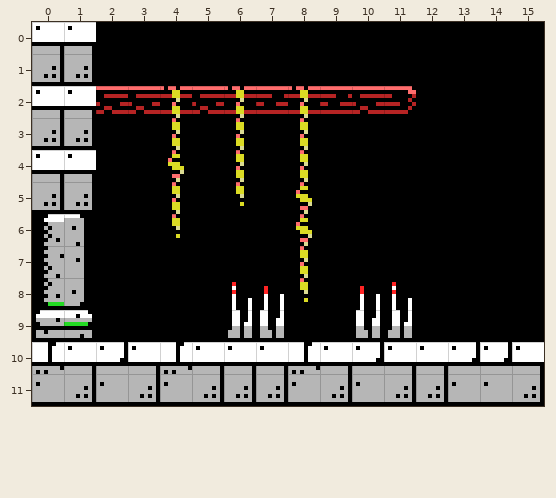
Two states of a Tiled map, data/patterns/room0110-1.tmx. Above: the version before the commit.
Cells are 8x8 px. Shown: x 0..15, y 0..11.
Now the later version:
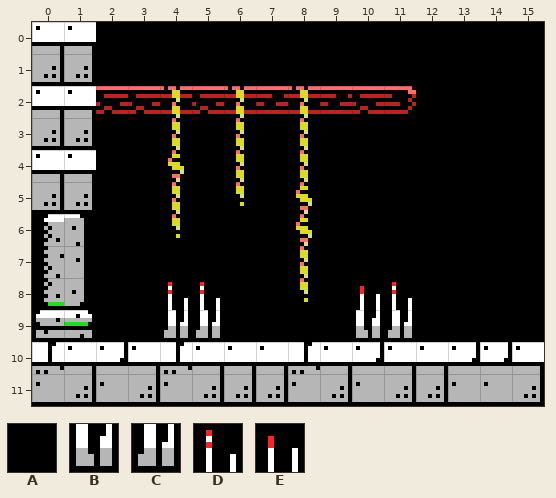
Key: from "tiles": A 0, B 132, C 133, D 141, E 252.
_ is an empty cell.
Tiles replaced or removed in this view: A, B, C, D, E.
The exact change:
Changed rows in their new state; . is an unchanged cell.
Layer "Tile Layer 1":
first column x 4:
 8 DDAA
 9 CCAA
